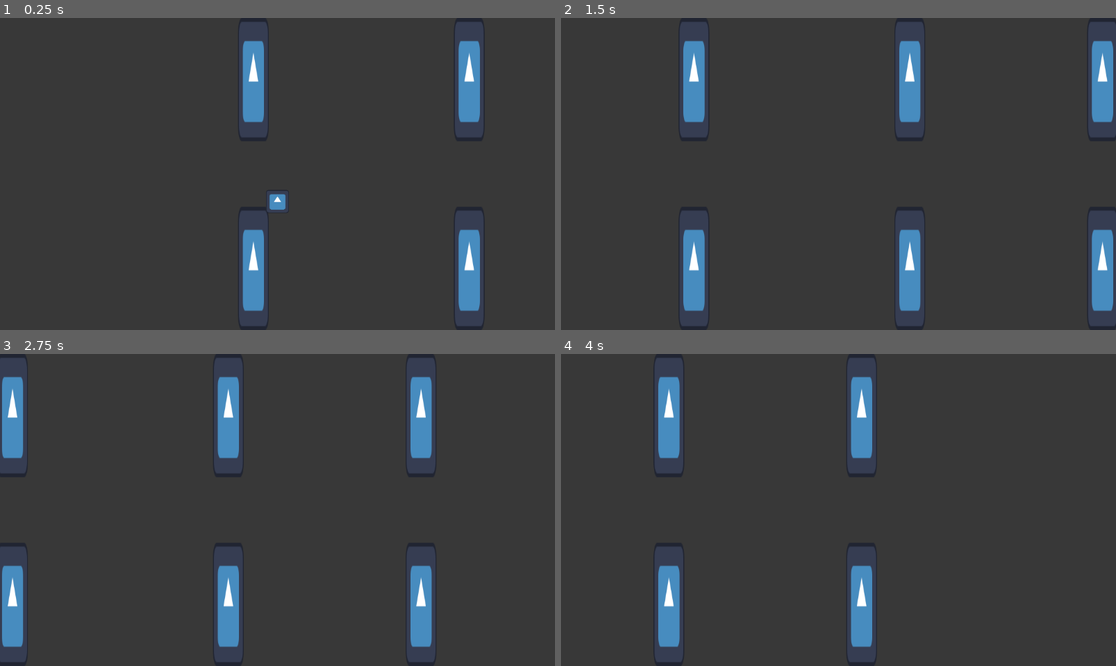
Above: before the commit, frames 1-4 (two rows, left to right).
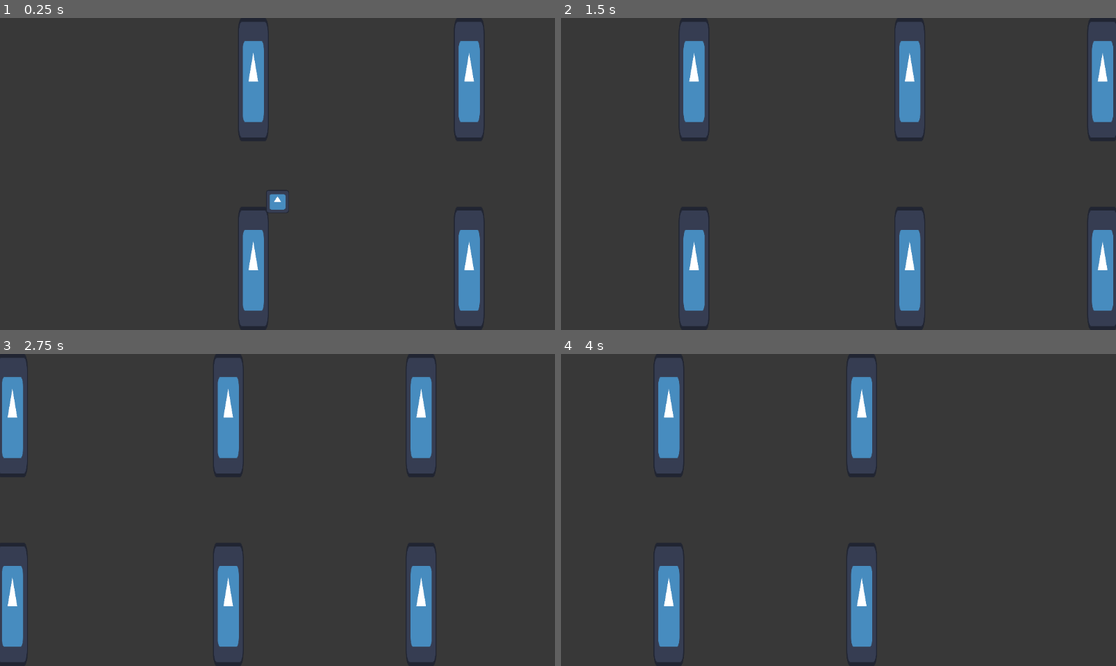
Above: after the commit, the same moments.

Repository: FennecKii/flappy-birb
Game: Godot game, scene res://main.tscn
Same seed, same stepped clock (60 frames per second), same inputs: the game is played once before the commit and once after it. The project has no main scene, so this scene is started directly. The engine's default icon, where the game draws it, is replaced by a stand-in: a white triangle on a blue panel in a dark square.
Inputs:
- Up to frame 1 (0.25 s): no input
- Up to frame 2 (1.5 s): tap Space (Jump) at 0.77 s
- Up to frame 3 (2.75 s): tap Space (Jump) at 1.52 s
- Up to frame 4 (4 s): tap Space (Jump) at 3.02, 3.77 s

The runs differ from the first frame. In frame 1, less than 0.1% of the frame differs, in the area x 43-87%, y 7-94%; in frame 2, 0.1%, in the area x 22-100%, y 8-94%; in frame 3, 0.1%; in frame 4, less than 0.1%.

Commit message:
Global script
- Added and configured global script

Diff:
--- /dev/null
+++ b/global.gd
@@ -0,0 +1,12 @@
+extends Node
+
+const JUMP_VELOCITY: float = -250.0
+const TUBE_SPEED: float = 100.0
+
+signal thing_killed
+
+var score: int = 0
+var highscore: int = 0
+
+func initialize_game_state():
+	score = 0
--- a/project.godot
+++ b/project.godot
@@ -14,6 +14,10 @@
 config/features=PackedStringArray("4.4", "GL Compatibility")
 config/icon="res://icon.svg"
 
+[autoload]
+
+Global="*res://global.gd"
+
 [input]
 
 Jump={
@@ -25,6 +29,7 @@
 
 [rendering]
 
+textures/canvas_textures/default_texture_filter=0
 renderer/rendering_method="gl_compatibility"
 renderer/rendering_method.mobile="gl_compatibility"
 environment/defaults/default_clear_color=Color(0.219501, 0.219501, 0.219501, 1)
Not shown, added: global.gd.uid
